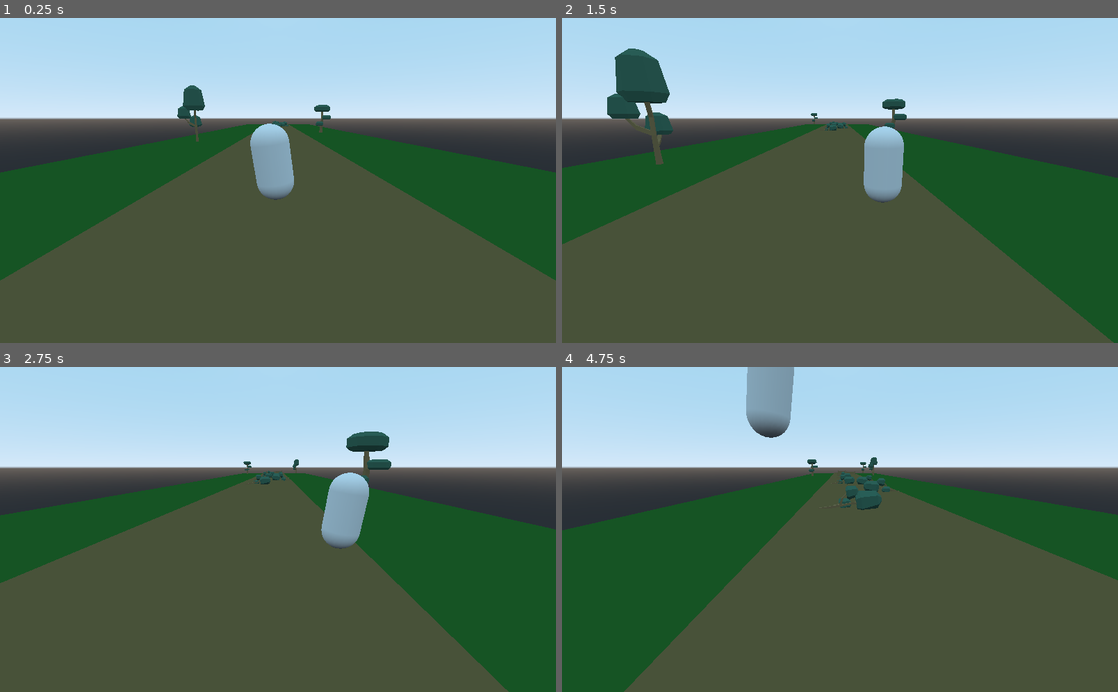
Above: before the commit, frames 1-4 (two rows, left to right).
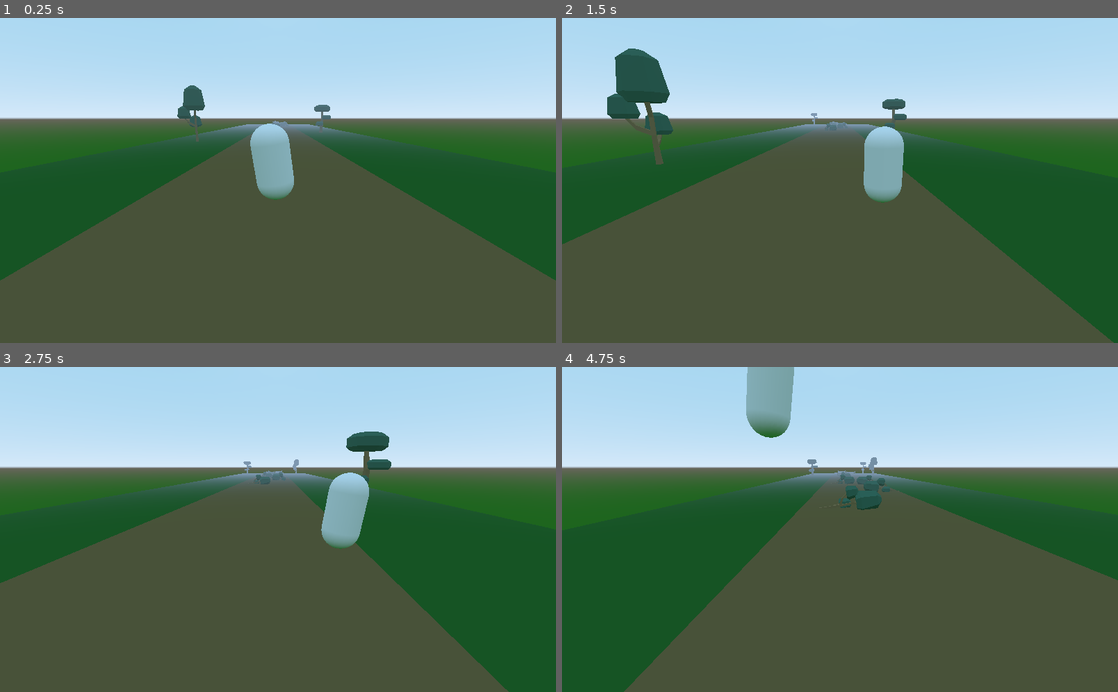
Above: after the commit, the same moments.

Repository: tjmlehtinen/aitajuoksu_bb_2022
Game: Godot game, scene res://scenes/Main.tscn
Same seed, same stepped clock (60 frames per second), same inputs: the game is played once before the commit and once after it.
Inputs:
- Up to frame 1 (0.25 s): no input
- Up to frame 2 (1.5 s): hold Right (move_right) 0.53-1.28 s; tap Space (jump) at 0.77 s; hold Left (move_left) from 1.28 s (still down)
- Up to frame 3 (2.75 s): tap Space (jump) at 1.52 s; release Left (move_left) at 2.03 s; hold Right (move_right) from 2.03 s (still down)
- Up to frame 4 (4.75 s): tap Space (jump) at 3.02, 3.77, 4.52 s; release Right (move_right) at 3.53 s; hold Left (move_left) from 3.53 s (still down)

The runs differ from the first frame. In frame 1, 7.6% of the frame differs, in the area x 0-100%, y 26-56%; in frame 2, 7.4%; in frame 3, 7.6%; in frame 4, 8.1%, in the area x 0-100%, y 17-51%.

Commit message:
loputon tie

Diff:
--- a/default_env.tres
+++ b/default_env.tres
@@ -1,7 +1,9 @@
 [gd_resource type="Environment" load_steps=2 format=2]
 
 [sub_resource type="ProceduralSky" id=1]
+ground_bottom_color = Color( 0.113725, 0.396078, 0.117647, 1 )
 
 [resource]
 background_mode = 2
 background_sky = SubResource( 1 )
+fog_enabled = true
--- a/project.godot
+++ b/project.godot
@@ -7,6 +7,16 @@
 ;   param=value ; assign values to parameters
 
 config_version=4
+
+_global_script_classes=[ {
+"base": "Spatial",
+"class": "RoadBase",
+"language": "GDScript",
+"path": "res://scripts/RoadBase.gd"
+} ]
+_global_script_class_icons={
+"RoadBase": ""
+}
 
 [application]
 
--- a/scenes/Main.tscn
+++ b/scenes/Main.tscn
@@ -10,8 +10,10 @@
 
 [node name="RoadStart" parent="." instance=ExtResource( 1 )]
 transform = Transform( 1, 0, 0, 0, 1, 0, 0, 0, 1, 0, 0, 50 )
+script = null
 
 [node name="RoadStart2" parent="." instance=ExtResource( 1 )]
+script = null
 
 [node name="Player" parent="." instance=ExtResource( 2 )]
 transform = Transform( 1, 0, 0, 0, 1, 0, 0, 0, 1, 0, 0.622, 0 )
--- a/scenes/RoadBase.tscn
+++ b/scenes/RoadBase.tscn
@@ -1,4 +1,6 @@
-[gd_scene load_steps=8 format=2]
+[gd_scene load_steps=9 format=2]
+
+[ext_resource path="res://scripts/RoadBase.gd" type="Script" id=1]
 
 [sub_resource type="SpatialMaterial" id=1]
 
@@ -22,6 +24,7 @@
 data = PoolVector3Array( -12.5, 0.5, 25, 12.5, 0.5, 25, -12.5, -0.5, 25, 12.5, 0.5, 25, 12.5, -0.5, 25, -12.5, -0.5, 25 …(500 unchanged characters)…
 
 [node name="RoadBase" type="Spatial"]
+script = ExtResource( 1 )
 
 [node name="Grass" type="MeshInstance" parent="."]
 transform = Transform( 1, 0, 0, 0, 1, 0, 0, 0, 1, 0, 0, -25 )
--- a/scripts/Main.gd
+++ b/scripts/Main.gd
@@ -25,6 +25,19 @@
 	camera.translation.y = 0
 	camera.translation.x = player.translation.x / 2
 
+func _physics_process(delta):
+	if player.translation.z < -RoadBase.LENGTH:
+		player.translation.z += RoadBase.LENGTH
+		for child in get_children():
+			var road = child as RoadBase
+			if road:
+				road.translation.z += RoadBase.LENGTH
+				if road.translation.z > RoadBase.LENGTH:
+					road.queue_free()
+		var new_road = random_road()
+		new_road.translation.z = -initial_road_count * RoadBase.LENGTH
+		add_child(new_road)
+
 # chooses random road
 func random_road():
 	var road_scene = road_scenes[randi() % road_scenes.size()]
--- /dev/null
+++ b/scripts/RoadBase.gd
@@ -0,0 +1,4 @@
+class_name RoadBase
+extends Spatial
+
+const LENGTH : float = 50.0
